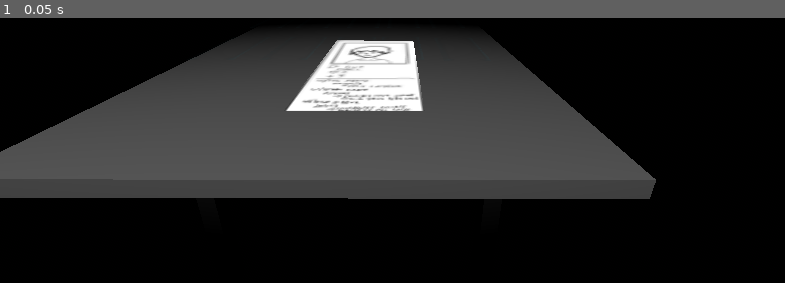
Above: before the commit, frame 1.
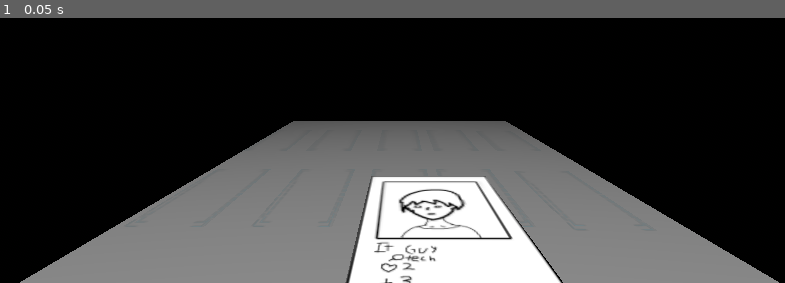
Above: after the commit, the same moment.

Repository: mothhuuny/aCardGame
Game: Godot game, scene res://play_room.tscn
The game is run twice, just before and just after one commit, with the same random seed, the same clock (stepped at 60 frames per second) and the same inputs.
Inputs:
- Up to frame 1 (0.05 s): no input

The runs differ from the first frame. In frame 1, 62% of the frame differs, in the area x 0-100%, y 5-100%.

Commit message:
trying to fix shit

Diff:
--- a/a-card-game-v0.01/play_room.tscn
+++ b/a-card-game-v0.01/play_room.tscn
@@ -28,26 +28,26 @@
 
 [node name="playRoom" type="Node3D" unique_id=658111795]
 
-[node name="tabletop" type="MeshInstance3D" parent="." unique_id=1728655837]
+[node name="TableTop" type="MeshInstance3D" parent="." unique_id=1728655837]
 transform = Transform3D(1, 0, 0, 0, 1, 0, 0, 0, 1, 0, 0.90883327, 0)
 material_override = SubResource("StandardMaterial3D_prhav")
 mesh = SubResource("BoxMesh_l8xdm")
 
-[node name="leg1" type="MeshInstance3D" parent="tabletop" unique_id=1690176961]
+[node name="MeshInstance3D" type="MeshInstance3D" parent="TableTop" unique_id=1690176961]
 transform = Transform3D(1, 0, 0, 0, 1, 0, 0, 0, 1, -0.6, -0.516, 0.5)
 mesh = SubResource("BoxMesh_8fj7m")
 
-[node name="leg2" type="MeshInstance3D" parent="tabletop" unique_id=1874306571]
+[node name="MeshInstance3D2" type="MeshInstance3D" parent="TableTop" unique_id=1874306571]
 transform = Transform3D(1, 0, 0, 0, 1, 0, 0, 0, 1, 0.6, -0.516, 0.5)
 mesh = SubResource("BoxMesh_8fj7m")
 skeleton = NodePath("../..")
 
-[node name="leg3" type="MeshInstance3D" parent="tabletop" unique_id=387012662]
+[node name="MeshInstance3D3" type="MeshInstance3D" parent="TableTop" unique_id=387012662]
 transform = Transform3D(1, 0, 0, 0, 1, 0, 0, 0, 1, 0.6, -0.516, -0.5)
 mesh = SubResource("BoxMesh_8fj7m")
-skeleton = NodePath("../leg2")
+skeleton = NodePath("../MeshInstance3D2")
 
-[node name="leg4" type="MeshInstance3D" parent="tabletop" unique_id=1274272553]
+[node name="MeshInstance3D4" type="MeshInstance3D" parent="TableTop" unique_id=1274272553]
 transform = Transform3D(1, 0, 0, 0, 1, 0, 0, 0, 1, -0.6, -0.516, -0.5)
 mesh = SubResource("BoxMesh_8fj7m")
 
@@ -55,7 +55,7 @@
 transform = Transform3D(1, 0, -3.821371e-15, 3.821371e-15, 4.371139e-08, 1, 0, -1, 4.371139e-08, 0.092, 1, 0.486)
 
 [node name="PlayerCamera" parent="." unique_id=1014114674 instance=ExtResource("2_8fj7m")]
-transform = Transform3D(0.9999995, -0.00076448027, 0.0006564121, 0.0005088871, 0.945428, 0.32583094, -0.0008696788, -0.32583043, 0.9454279, 0.20996189, 1.3757683, 1.4989188)
+transform = Transform3D(1, 0, 0, 0, 1, 0, 0, 0, 1, 0, 1.376, 1.0781871)
 
 [node name="WorldEnvironment" type="WorldEnvironment" parent="." unique_id=1549313133]
 environment = SubResource("Environment_8fj7m")
@@ -63,7 +63,7 @@
 compositor = SubResource("Compositor_5i12v")
 
 [node name="OmniLight3D" type="OmniLight3D" parent="WorldEnvironment" unique_id=2002036120]
-transform = Transform3D(1, 0, 0, 0, 1, 0, 0, 0, 1, 0, 4.2284174, 3.078876)
+transform = Transform3D(1, 0, 0, 0, 1, 0, 0, 0, 1, 0, 2.89877, 2.2496667)
 
 [node name="Prow1" type="Sprite3D" parent="." unique_id=1898165869]
 transform = Transform3D(0.02, 0, 0, 0, -8.7422775e-10, -0.02, 0, 0.02, -8.7422775e-10, 0.47230154, 1.0000178, 0.26913536)
--- a/a-card-game-v0.01/player_camera.tscn
+++ b/a-card-game-v0.01/player_camera.tscn
@@ -3,25 +3,48 @@
 [sub_resource type="GDScript" id="GDScript_no3cb"]
 resource_name = "CameraMove"
 script/source = "extends Node3D
-
-var lookAngle = 0
+var camera_rotation1 = 0
+var camera_rotation2 = -28
+var camera_rotation3 = -75
+var lookAngle = 0.0
+var waslookAngle = 0.0
+var camera_positionX = 0.0
+var camera_positionY = 1.376
+var camera_positionZ = 1.078
 # Called when the node enters the scene tree for the first time.
 func _ready() -> void:
-	pass # Replace with function body.
+	camera_rotation1 = 0
 
-func get_keypress(k):
-	var camera_position1 = 0
-	var camera_position2 = -22.5
-	var camera_position3 = -75
+# func camPosSet(): intended to stop waslookAngle from updating and stopping weerd shit
+func _physics_process(delta):
 
+	if (Input.is_action_just_pressed(\"camera_up\")):
+		if (lookAngle==camera_rotation2):
+			waslookAngle = lookAngle
+			camera_positionZ = camera_positionZ-1.0
+			lookAngle = camera_rotation3
+		elif (lookAngle==camera_rotation3):
+			waslookAngle = lookAngle
+			camera_positionZ = camera_positionZ+1.0
+			lookAngle = camera_rotation1
+	elif (Input.is_action_just_pressed(\"camera_down\")):
+		if (lookAngle==camera_rotation1):
+			waslookAngle = lookAngle
+			camera_positionZ = camera_positionZ-1.0
+			lookAngle = camera_rotation3
+		elif (lookAngle==camera_rotation3):
+			waslookAngle = lookAngle
+			camera_positionZ = camera_positionZ+1.0
+			lookAngle = camera_rotation2
+
+	rotation.x = lerp_angle(rotation.x,deg_to_rad(lookAngle),.3)
+	position.z = lerp(position.z,camera_positionZ,.3)
 
 # Called every frame. 'delta' is the elapsed time since the previous frame.
 func _process(delta: float) -> void:
-	if($Camera3D.rotation_degrees.y >= lookAngle):
-		pass
-	elif($Camera3D.rotation_degrees.y <= lookAngle):
-		pass
 	pass
+
+# Fuzz Mouse
 "
 
 [node name="PlayerCamera" type="Node3D" unique_id=1014114674]
--- a/a-card-game-v0.01/project.godot
+++ b/a-card-game-v0.01/project.godot
@@ -19,6 +19,19 @@
 config/features=PackedStringArray("4.6", "Forward Plus")
 config/icon="res://icon.svg"
 
+[input]
+
+camera_up={
+"deadzone": 0.2,
+"events": [Object(InputEventKey,"resource_local_to_scene":false,"resource_name":"","device":0,"window_id":0,"alt_pressed":false,"shift_pressed":false,"ctrl_pressed":false,"meta_pressed":false,"pressed":false,"keycode":0,"physical_keycode":87,"key_label":0,"unicode":0,"location":0,"echo":false,"script":null)
+]
+}
+camera_down={
+"deadzone": 0.2,
+"events": [Object(InputEventKey,"resource_local_to_scene":false,"resource_name":"","device":-1,"window_id":0,"alt_pressed":false,"shift_pressed":false,"ctrl_pressed":false,"meta_pressed":false,"pressed":false,"keycode":0,"physical_keycode":83,"key_label":0,"unicode":115,"location":0,"echo":false,"script":null)
+]
+}
+
 [rendering]
 
 textures/canvas_textures/default_texture_filter=0
--- a/a-card-game-v0.01/title_screen.tscn
+++ /dev/null
@@ -1,8 +0,0 @@
-[gd_scene format=3 uid="uid://c6rtc0ag6erhl"]
-
-[node name="titleScreen" type="Node3D" unique_id=2065172312]
-
-[node name="placeholder" type="Sprite3D" parent="." unique_id=1257799646]
-
-[node name="playerCam" type="Camera3D" parent="." unique_id=640624387]
-transform = Transform3D(1, 0, 0, 0, 1, 0, 0, 0, 1, 0, 0, 1.0119265)
Binary file added: a-card-game-v0.01/IMG_1364.png
Not shown, added: a-card-game-v0.01/IMG_1364.png.import
Binary file added: a-card-game-v0.01/IMG_1365.png
Not shown, added: a-card-game-v0.01/IMG_1365.png.import
Binary file removed: a-card-game-v0.01/textures/placehodler.png
Not shown, added: .DS_Store
Not shown, added: a-card-game-v0.01/.DS_Store
